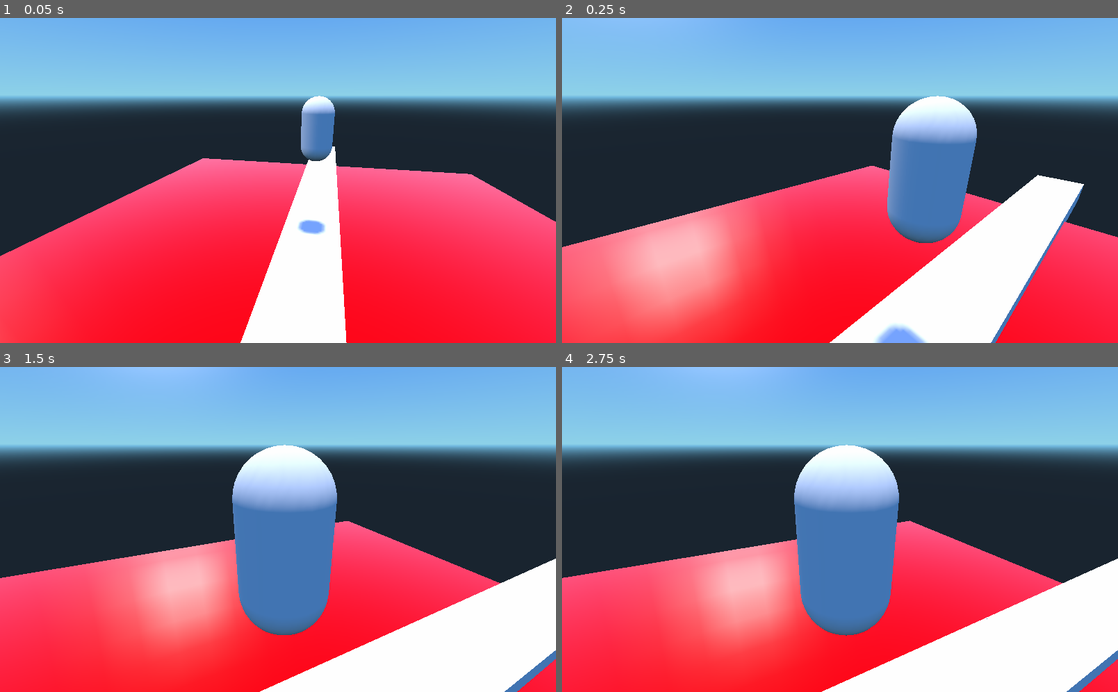
Above: before the commit, frames 1-4 (two rows, left to right).
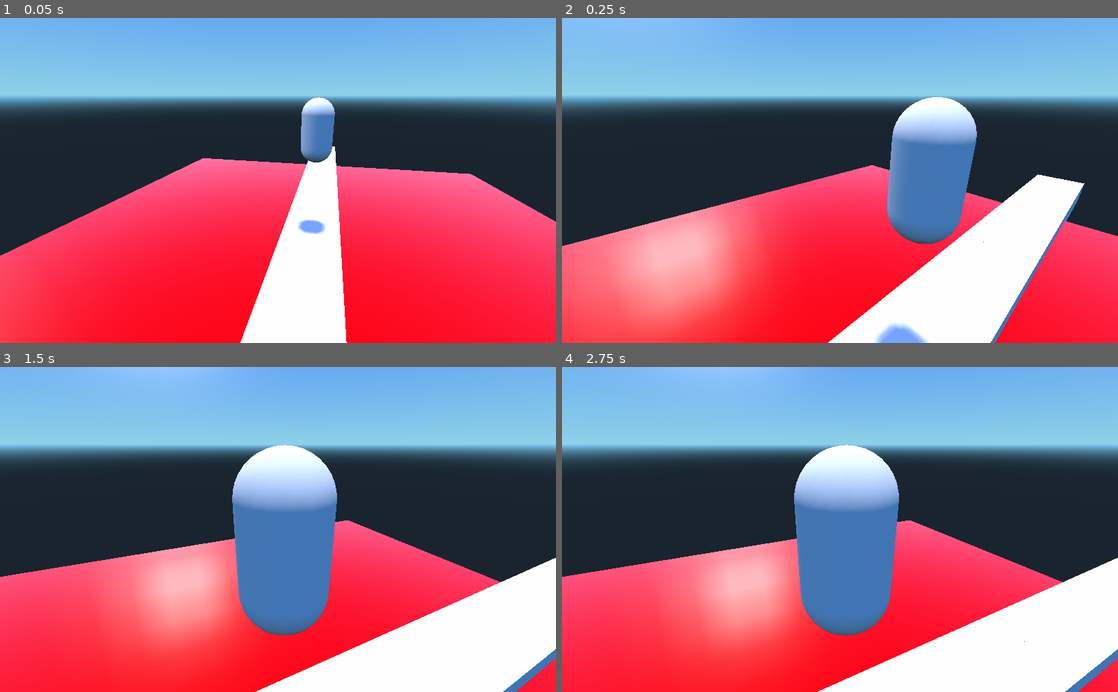
Above: after the commit, the same moments.

Repository: byhemechi/dino3d
Game: Godot game, scene res://game.tscn
Same seed, same stepped clock (60 frames per second), same inputs: the game is played once before the commit and once after it.
Inputs:
- Up to frame 1 (0.05 s): no input
- Up to frame 2 (0.25 s): no input
- Up to frame 3 (1.5 s): hold Right (ui_right) 0.53-1.28 s; tap Space (jump) at 0.77 s; hold Left (ui_left) from 1.28 s (still down)
- Up to frame 4 (2.75 s): tap Space (jump) at 1.52 s; tap Enter at 2 s; release Left (ui_left) at 2.03 s; hold Right (ui_right) from 2.03 s (still down)

The runs differ from the first frame. In frame 1, 0.1% of the frame differs, in the area x 0-100%, y 23-100%; in frame 2, 0.4%; in frame 3, 0.5%; in frame 4, 0.5%, in the area x 0-100%, y 47-100%.

Commit message:
add gravity

Diff:
--- a/Player.gd
+++ b/Player.gd
@@ -7,8 +7,7 @@
 var angle = Vector3(0, 0, 0)
 
 func _physics_process(delta):
-	if 1 < 0:
-		angle.y += 0.98
+	angle.y -= 0.98
 	if Input.is_action_just_pressed("jump"):
 		angle.y = 17
 	if Input.is_action_pressed("ui_left"):
